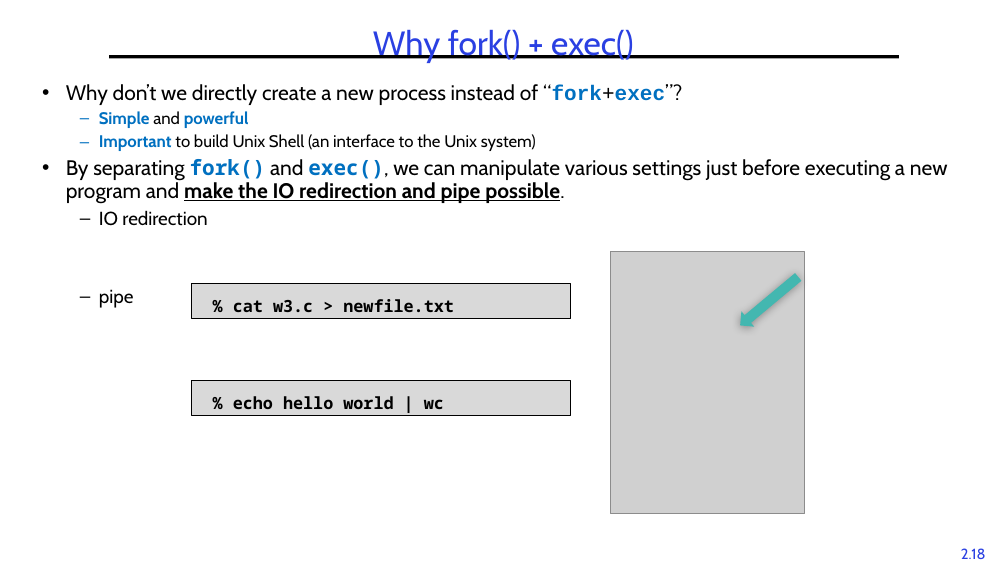
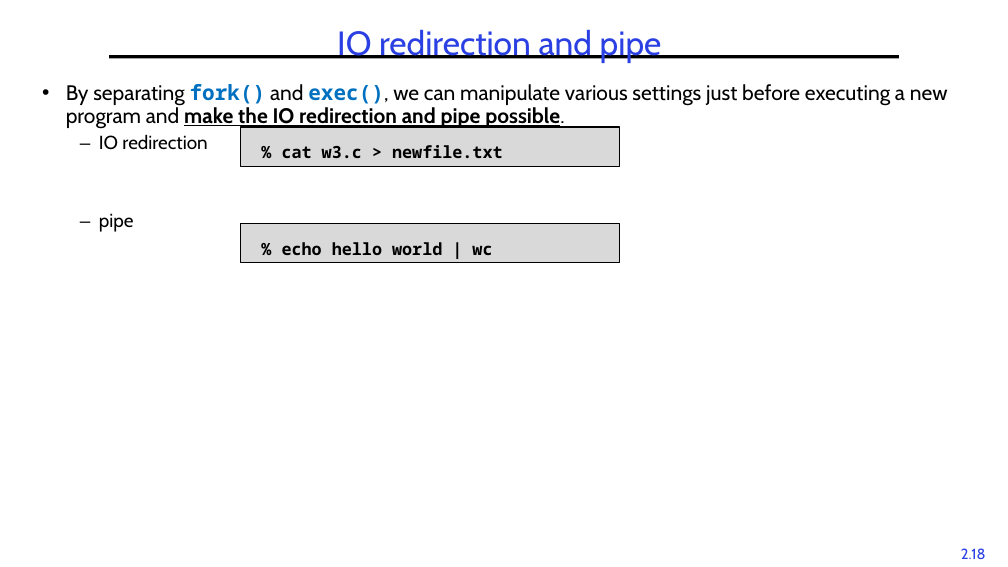
Before and after one commit to guhofstra/CSC256Fa25, a slide deck: slide 18 of PPTs/2-Processes.pptx. Drawn at 1008x567 pixels with LibreOffice and Linux fonts; fonts in the diff are those of the drawing; grey boxes stand for pictures. Boxes give left, top, right and bottom in pixels: in the first picture for what was removed or moved away, otherwise in the second. Text is boxed around its words. In the diff, an @@ line names an element or a change of style, - is before the commit and + after.

```diff
--- a/PPTs/2-Processes.pptx
+++ b/PPTs/2-Processes.pptx
@@ title at box(337, 29, 662, 63): text changed @@
-Why fork() + exec()
+IO redirection and pipe
@@ text at box(66, 84, 682, 151): paragraphs removed @@
-• Why don’t we directly create a new process instead of “fork+exec”?
-  – Simple and powerful
-  – Important to build Unix Shell (an interface to the Unix system)
@@ rectangle "% cat w3.c > newfile.txt": place and size @@
-rectangle "% cat w3.c > newfile.txt" at box(192, 284, 571, 319)
+rectangle "% cat w3.c > newfile.txt" at box(240, 127, 619, 166)
@@ rectangle "% echo hello world | ...": place and size @@
-rectangle "% echo hello world | ..." at box(192, 380, 571, 416)
+rectangle "% echo hello world | ..." at box(240, 224, 619, 263)
@@ picture removed at box(611, 252, 805, 513) @@
@@ right arrow removed at box(733, 269, 805, 333) @@
```
Also in this commit, not shown: 5 other slides changed, 3 other files.
